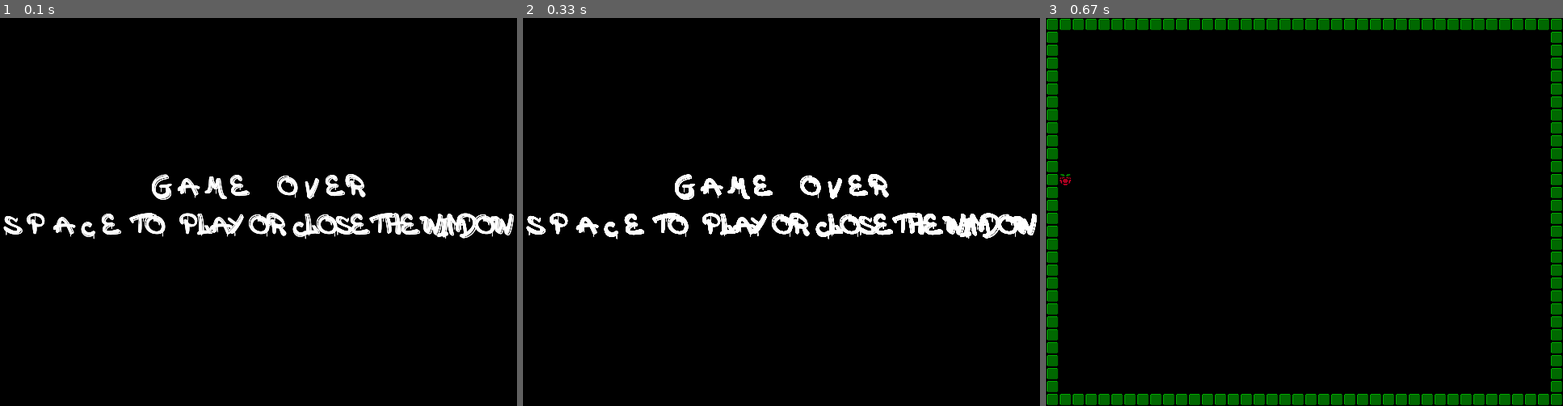
Above: before the commit, frames 1-3 (left to right).
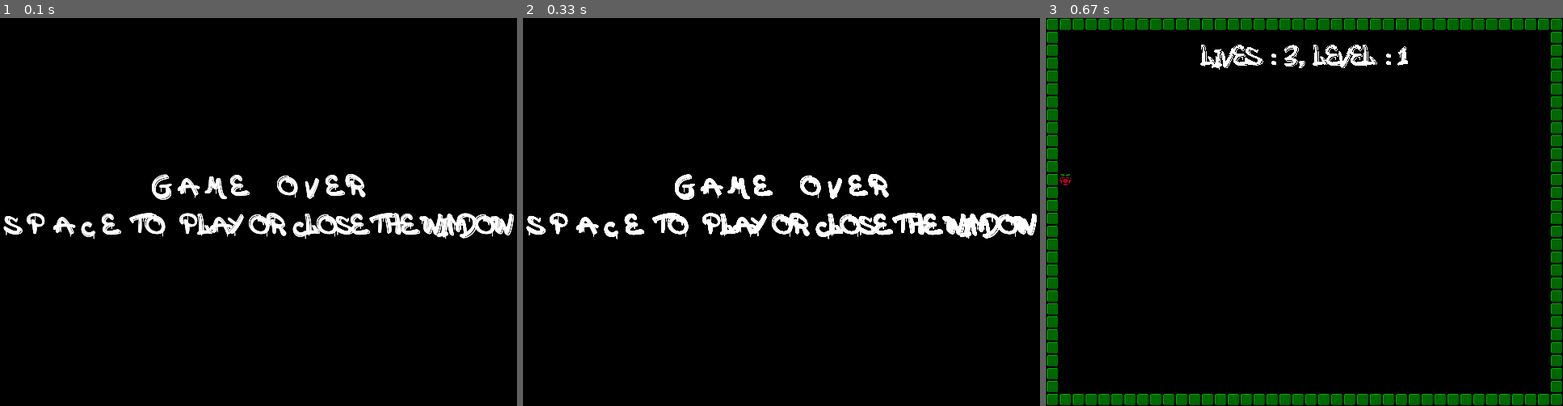
Above: after the commit, the same moments.

Repository: biTcom18/game_inspiration
Game: pygame game, started from snake_oop.py
Two runs of this game, one before a commit and one after it. Both use one fixed random seed, a clock stepped at 60 frames per second and the inputs below.
Inputs:
- Up to frame 1 (0.1 s): no input
- Up to frame 2 (0.33 s): no input
- Up to frame 3 (0.67 s): tap Space at 0.33 s

Frames 1-2 are identical in both runs. In frame 3, 0.8% of the frame differs, in the area x 29-70%, y 6-14%.

Commit message:
Drawing the Player Data

Diff:
--- a/snake_oop.py
+++ b/snake_oop.py
@@ -67,8 +67,12 @@
 def headHitWall(map, gamedata):
     return False
 
-def drawData(surface,gamedata):
-    pass
+def drawData(display_surface,gamedata):
+    text = "Lives : {0}, Level : {1}"
+    info = text.format(gamedata.lives, gamedata.level)
+    text = font.render(info, 0, WHITE)
+    textpos = text.get_rect(centerx = WINDOW_WIDTH / 2, top = 32)
+    display_surface.blit(text, textpos)
 
 def drawGameOver(display_surface):
     text_1 = font.render("G a m e    O v e r", True, WHITE)
